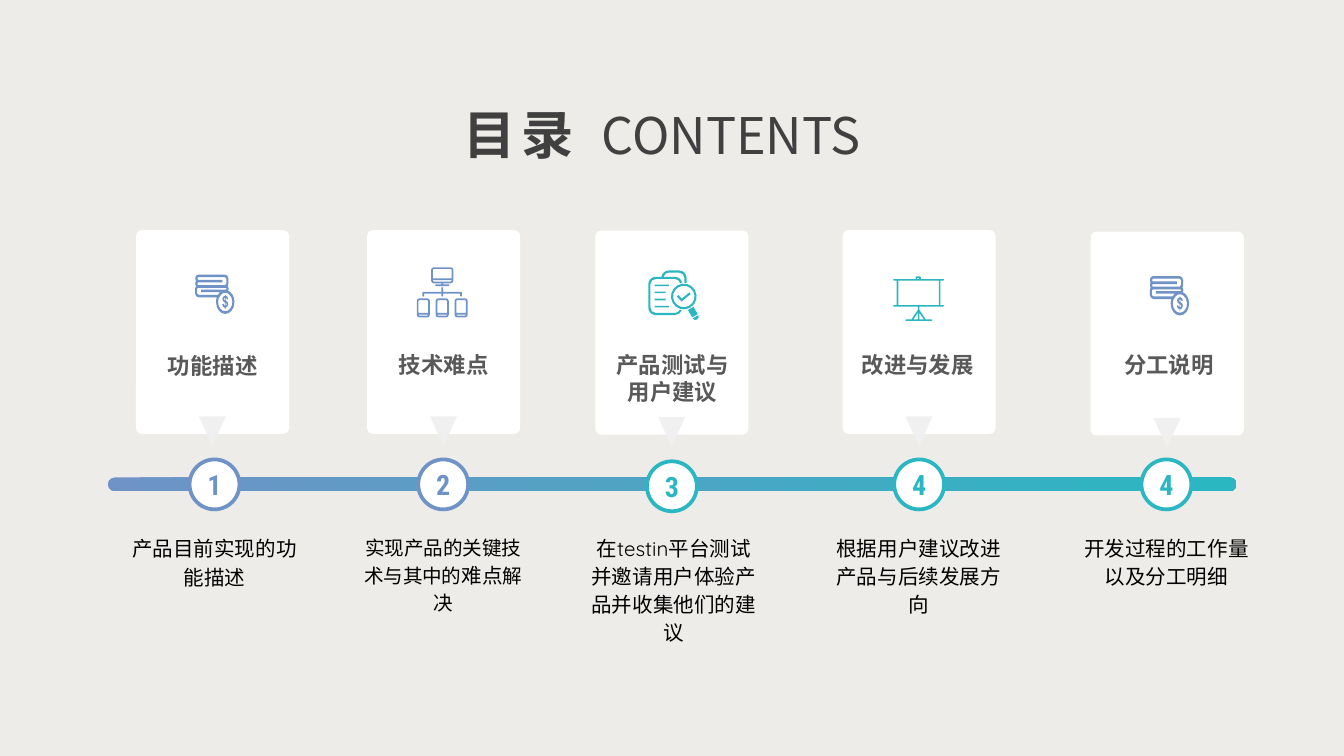
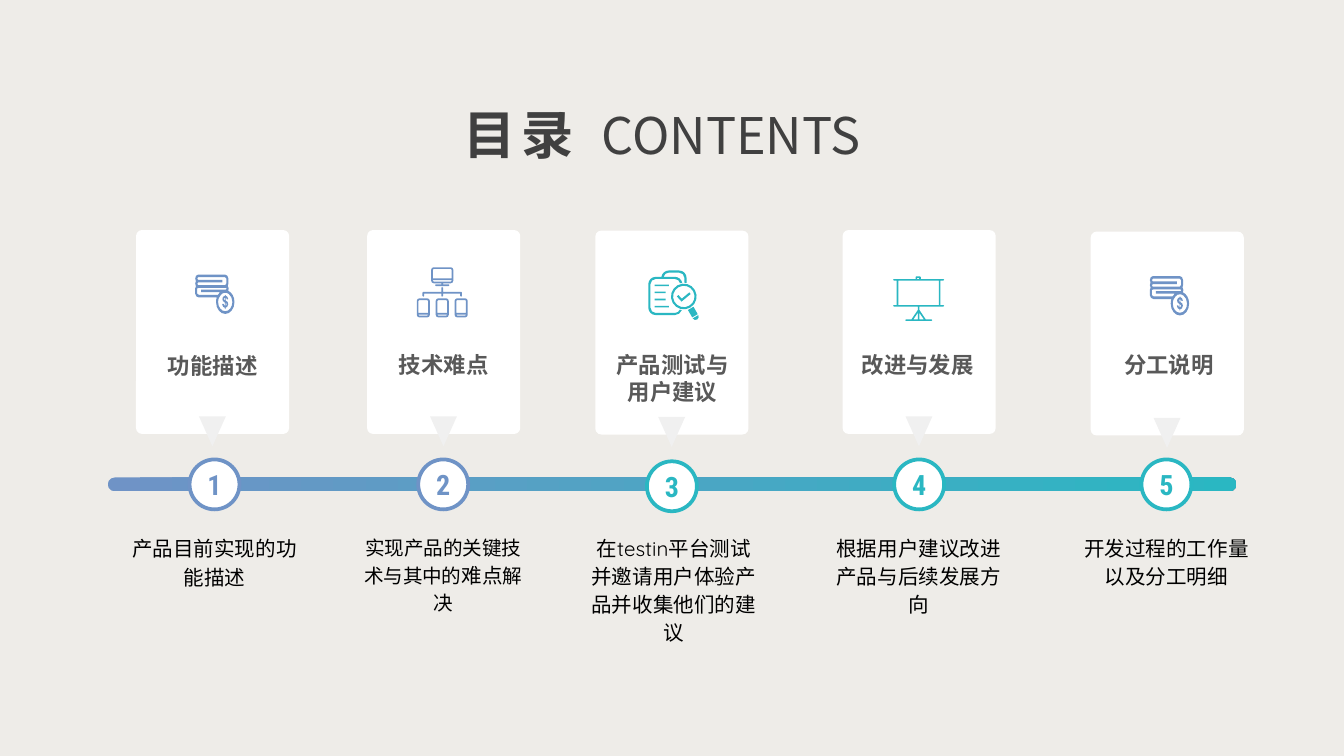
Before and after one commit to android-app-development-course/2020-A1-taskboard, a slide deck: slide 2 of taskBoardPPT.pptx. Drawn at 1344x756 pixels with LibreOffice and Linux fonts; fonts in the diff are those of the drawing. Boxes give left, top, right and bottom in pixels: in the first picture for what was removed or moved away, otherwise in the second. Text is boxed around its words. In the diff, an @@ line names an element or a change of style, - is before the commit and + after.

```diff
--- a/taskBoardPPT.pptx
+++ b/taskBoardPPT.pptx
@@ text in ellipse at (1159, 475, 1173, 496): text changed @@
-4
+5
```
Also in this commit, not shown: 1 other slide changed, 1 other file.
